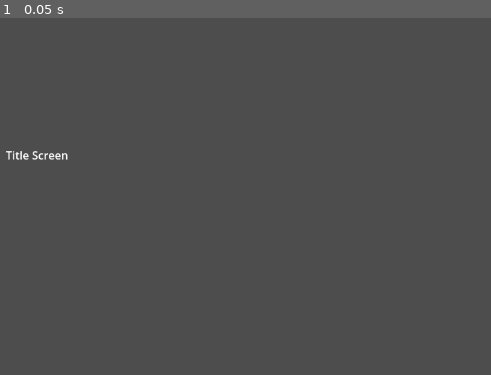
Above: before the commit, frame 1.
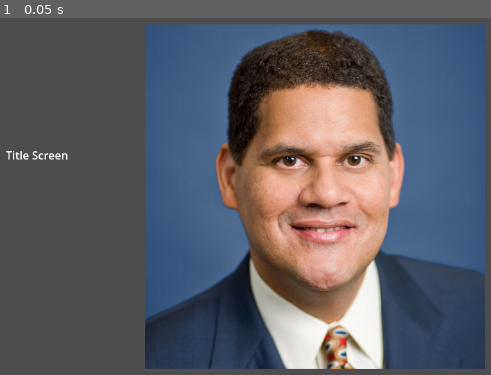
Above: after the commit, the same moment.

Repository: c-lars-02/ember
Game: Godot game, scene res://scenes/title.tscn
Same seed, same stepped clock (60 frames per second), same inputs: the game is played once before the commit and once after it. Before the commit the project starts from res://title.tscn.
Inputs:
- Up to frame 1 (0.05 s): no input

The runs differ from the first frame. In frame 1, 64% of the frame differs, in the area x 29-99%, y 1-99%.

Commit message:
new file structure, add reggy

Diff:
--- a/project.godot
+++ b/project.godot
@@ -11,6 +11,6 @@
 [application]
 
 config/name="ember"
-run/main_scene="res://title.tscn"
+run/main_scene="res://scenes/title.tscn"
 config/features=PackedStringArray("4.3", "Forward Plus")
 config/icon="res://icon.svg"
--- /dev/null
+++ b/scenes/title.tscn
@@ -0,0 +1,22 @@
+[gd_scene load_steps=3 format=3 uid="uid://0fgtpyd0kwk2"]
+
+[ext_resource type="AudioStream" uid="uid://lpybap357c6x" path="res://resources/audio/delve.mp3" id="1_wt1e6"]
+[ext_resource type="Texture2D" uid="uid://civ6p8kylik3g" path="res://resources/gfx/reggy.jpg" id="2_atr4u"]
+
+[node name="Node2D" type="Node2D"]
+
+[node name="Label" type="Label" parent="."]
+offset_left = 304.0
+offset_top = 270.0
+offset_right = 394.0
+offset_bottom = 293.0
+text = "Title Screen"
+
+[node name="AudioStreamPlayer" type="AudioStreamPlayer" parent="."]
+stream = ExtResource("1_wt1e6")
+autoplay = true
+
+[node name="Reggy" type="Sprite2D" parent="."]
+position = Vector2(750, 342)
+scale = Vector2(0.478516, 0.485352)
+texture = ExtResource("2_atr4u")
--- a/title.tscn
+++ /dev/null
@@ -1,10 +0,0 @@
-[gd_scene format=3 uid="uid://0fgtpyd0kwk2"]
-
-[node name="Node2D" type="Node2D"]
-
-[node name="Label" type="Label" parent="."]
-offset_left = 304.0
-offset_top = 270.0
-offset_right = 394.0
-offset_bottom = 293.0
-text = "Title Screen"
Not shown, added: resources/audio/delve.mp3.import
Binary file added: resources/gfx/reggy.jpg
Not shown, added: resources/gfx/reggy.jpg.import
Not shown, added: resources/audio/delve.mp3
